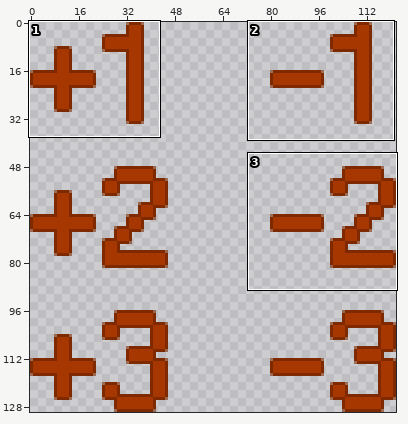
A sprite sheet gets an edit: Sudoku/Assets/Sprites/rusfont positive negative.png. The picture above shows the old version from afar; the outline marks the close-up.
Close-up. Old version:
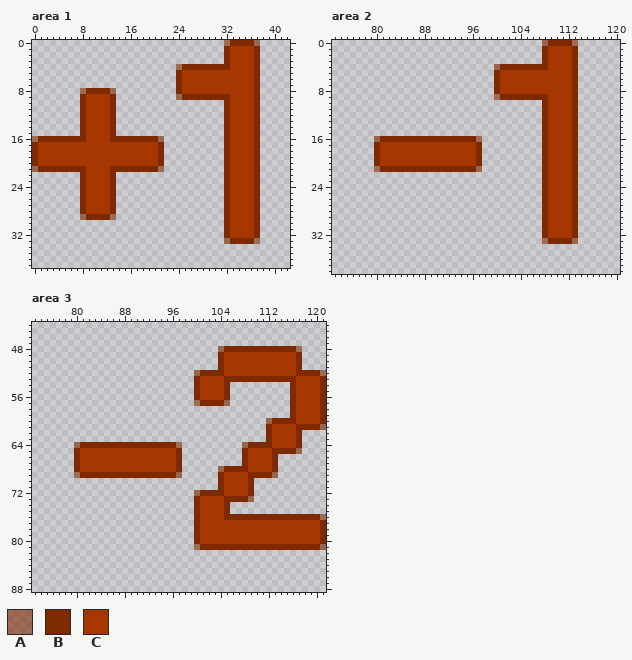
The file is 122x130 pixels. Pixels under 10% opacity are left out. Shown: area 1: x 0..42, y 0..37; area 2: x 73..120, y 0..38; area 3: x 73..121, y 44..88. The commit also changed other parts of the picture, which this record leaves out.
Palette (. is transparent): A #7e290097  B #7e2900  C #a63700
New version:
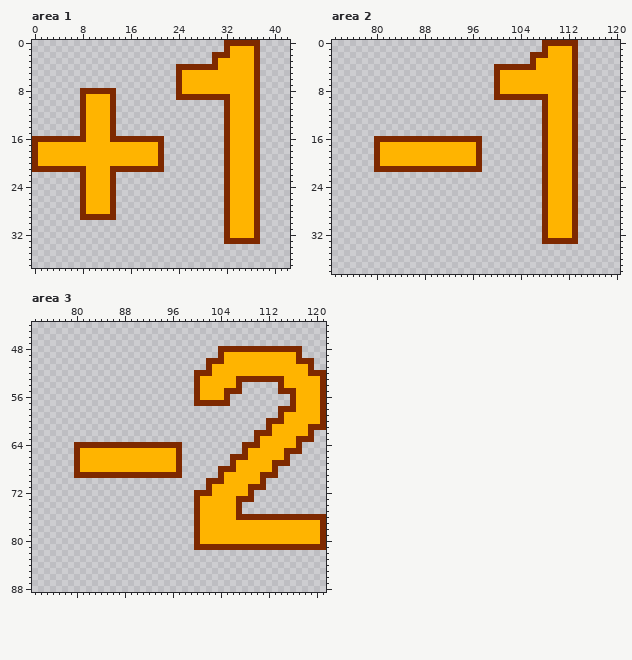
Difference:
@@ palette @@
-C #a63700
+C #ffb400
--- area 1
@@ x 22..39 @@
- 0 ..........ABBBBA..
+ 0 ..........BBBBBB..
  1 ..........BCCCCB..
- 2 ..........BCCCCB..
- 3 ..........BCCCCB..
- 4 ..ABBBBBBBBCCCCB..
+ 2 ........BBBCCCCB..
+ 3 ........BCCCCCCB..
+ 4 ..BBBBBBBCCCCCCB..
  5 ..BCCCCCCCCCCCCB..
@@ x 6..26 @@
  7 ..................BCC
- 8 ..ABBBBA..........BCC
- 9 ..BCCCCB..........ABB
+ 8 ..BBBBBB..........BCC
+ 9 ..BCCCCB..........BBB
 10 ..BCCCCB.............
@@ x 0..23 @@
 15 ........BCCCCB..........
-16 ABBBBBBBBCCCCBBBBBBBBA..
+16 BBBBBBBBBCCCCBBBBBBBBB..
 17 BCCCCCCCCCCCCCCCCCCCCB..
@@ x 0..23 @@
 20 BCCCCCCCCCCCCCCCCCCCCB..
-21 ABBBBBBBBCCCCBBBBBBBBA..
+21 BBBBBBBBBCCCCBBBBBBBBB..
 22 ........BCCCCB..........
@@ x 6..15 @@
 28 ..BCCCCB..
-29 ..ABBBBA..
+29 ..BBBBBB..
 30 ..........
@@ x 30..39 @@
 32 ..BCCCCB..
-33 ..ABBBBA..
+33 ..BBBBBB..
 34 ..........
--- area 2
@@ x 98..115 @@
- 0 ..........ABBBBA..
+ 0 ..........BBBBBB..
  1 ..........BCCCCB..
- 2 ..........BCCCCB..
- 3 ..........BCCCCB..
- 4 ..ABBBBBBBBCCCCB..
+ 2 ........BBBCCCCB..
+ 3 ........BCCCCCCB..
+ 4 ..BBBBBBBCCCCCCB..
  5 ..BCCCCCCCCCCCCB..
@@ x 98..102 @@
  8 ..BCC
- 9 ..ABB
+ 9 ..BBB
 10 .....
@@ x 78..99 @@
 15 ......................
-16 ..ABBBBBBBBBBBBBBBBA..
+16 ..BBBBBBBBBBBBBBBBBB..
 17 ..BCCCCCCCCCCCCCCCCB..
@@ x 78..99 @@
 20 ..BCCCCCCCCCCCCCCCCB..
-21 ..ABBBBBBBBBBBBBBBBA..
+21 ..BBBBBBBBBBBBBBBBBB..
 22 ......................
@@ x 106..115 @@
 32 ..BCCCCB..
-33 ..ABBBBA..
+33 ..BBBBBB..
 34 ..........
--- area 3
@@ x 73..121 @@
 47 .................................................
-48 ...............................ABBBBBBBBBBBBA....
+48 ...............................BBBBBBBBBBBBBB....
 49 ...............................BCCCCCCCCCCCCB....
-50 ...............................BCCCCCCCCCCCCB....
-51 ...............................BCCCCCCCCCCCCB....
-52 ...........................ABBBBCCCCCCCCCCCCBBBBA
-53 ...........................BCCCCBBBBBBBBBBBBCCCCB
-54 ...........................BCCCCB..........BCCCCB
-55 ...........................BCCCCB..........BCCCCB
+50 .............................BBBCCCCCCCCCCCCBBB..
+51 .............................BCCCCCCCCCCCCCCCCB..
+52 ...........................BBBCCCCCCCCCCCCCCCCBBB
+53 ...........................BCCCCCCBBBBBBBBCCCCCCB
+54 ...........................BCCCCCCB......BCCCCCCB
+55 ...........................BCCCCBBB......BBBCCCCB
 56 ...........................BCCCCB..........BCCCCB
-57 ...........................ABBBBA..........BCCCCB
-58 ...........................................BCCCCB
-59 ...........................................BCCCCB
-60 .......................................ABBBBCCCCB
-61 .......................................BCCCCBBBBA
-62 .......................................BCCCCB....
-63 .......................................BCCCCB....
-64 .......ABBBBBBBBBBBBBBBBA..........ABBBBCCCCB....
-65 .......BCCCCCCCCCCCCCCCCB..........BCCCCBBBBA....
-66 .......BCCCCCCCCCCCCCCCCB..........BCCCCB........
-67 .......BCCCCCCCCCCCCCCCCB..........BCCCCB........
-68 .......BCCCCCCCCCCCCCCCCB......ABBBBCCCCB........
-69 .......ABBBBBBBBBBBBBBBBA......BCCCCBBBBA........
-70 ...............................BCCCCB............
-71 ...............................BCCCCB............
-72 ...........................ABBBBCCCCB............
-73 ...........................BCCCCBBBBA............
-74 ...........................BCCCCB................
-75 ...........................BCCCCB................
-76 ...........................BCCCCBBBBBBBBBBBBBBBBA
+57 ...........................BBBBBB..........BCCCCB
+58 .........................................BBBCCCCB
+59 .........................................BCCCCCCB
+60 .......................................BBBCCCCCCB
+61 .......................................BCCCCCCBBB
+62 .....................................BBBCCCCCCB..
+63 .....................................BCCCCCCBBB..
+64 .......BBBBBBBBBBBBBBBBBB..........BBBCCCCCCB....
+65 .......BCCCCCCCCCCCCCCCCB..........BCCCCCCBBB....
+66 .......BCCCCCCCCCCCCCCCCB........BBBCCCCCCB......
+67 .......BCCCCCCCCCCCCCCCCB........BCCCCCCBBB......
+68 .......BCCCCCCCCCCCCCCCCB......BBBCCCCCCB........
+69 .......BBBBBBBBBBBBBBBBBB......BCCCCCCBBB........
+70 .............................BBBCCCCCCB..........
+71 .............................BCCCCCCBBB..........
+72 ...........................BBBCCCCCCB............
+73 ...........................BCCCCCCBBB............
+74 ...........................BCCCCCCB..............
+75 ...........................BCCCCCCB..............
+76 ...........................BCCCCCCBBBBBBBBBBBBBBB
 77 ...........................BCCCCCCCCCCCCCCCCCCCCB
@@ x 98..121 @@
 80 ..BCCCCCCCCCCCCCCCCCCCCB
-81 ..ABBBBBBBBBBBBBBBBBBBBA
+81 ..BBBBBBBBBBBBBBBBBBBBBB
 82 ........................
Where, in picture pixels (left, top, right, bottom), the same in both close-ups:
changed: (176, 40, 260, 244)
changed: (32, 88, 164, 220)
changed: (494, 40, 578, 244)
changed: (374, 136, 482, 172)
changed: (74, 346, 326, 550)
